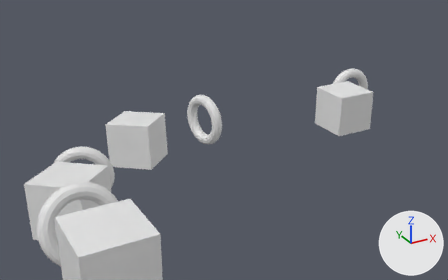
Before and after pictures for a commit that changed the Blender file core/blender/Levels/Medium Levels/level14.blend.
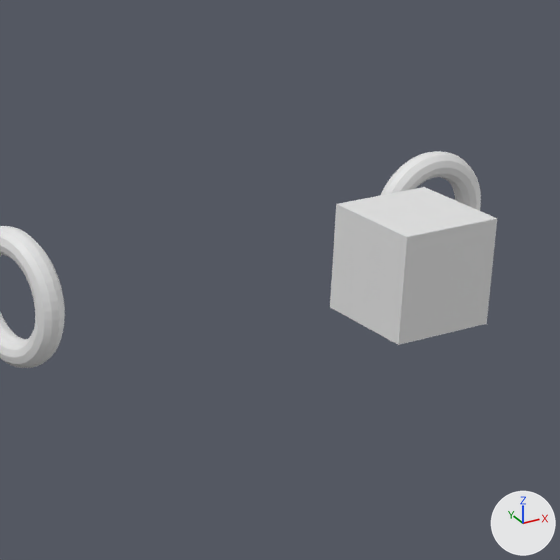
Each version appears first whole from a camera (50 mm lens) standing at (-3.79, 11.75, 11.31) and looking at (11.72, 39.96, -2.79), and next in a close-up on the part from 45% to 88% of the width and 6% to 76% of the height. The axes (+X, +Y, +Z) are drawn at lower right. The lights are the same throughout.

The first close-up shows 'Gate.004', 'Gate.005', 'changePointsUpgrade.001'.
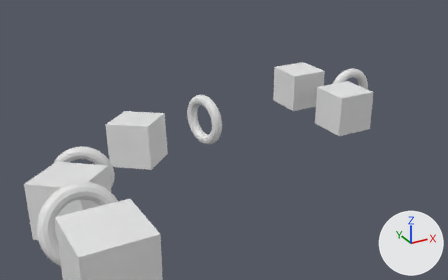
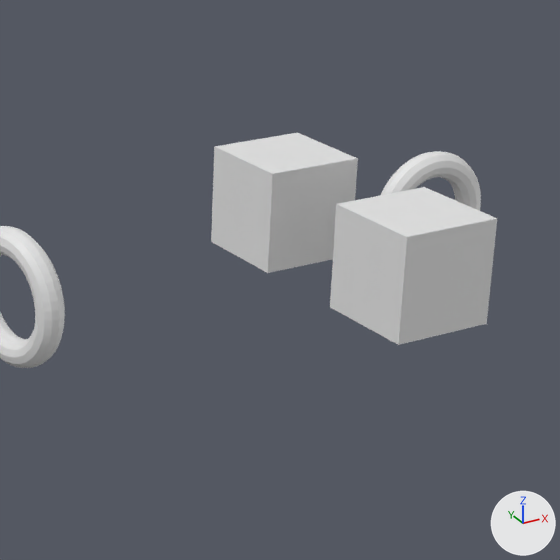
What changed in the scene script:
```text
Add ob_changepointsupgrade_003:
    ob_changepointsupgrade_003 = bpy.data.objects.new('changePointsUpgrade.003', me_cube_003.copy())  # the mesh of ob_changepointsupgrade_001
    ob_changepointsupgrade_003.location = (16.0, 39.0, 0.0)
```

Location of each change, (x1, y1, x2, y2) in pixels of the close-ups (560 x 560 px):
'changePointsUpgrade.003', added: after (211, 133, 358, 273)
